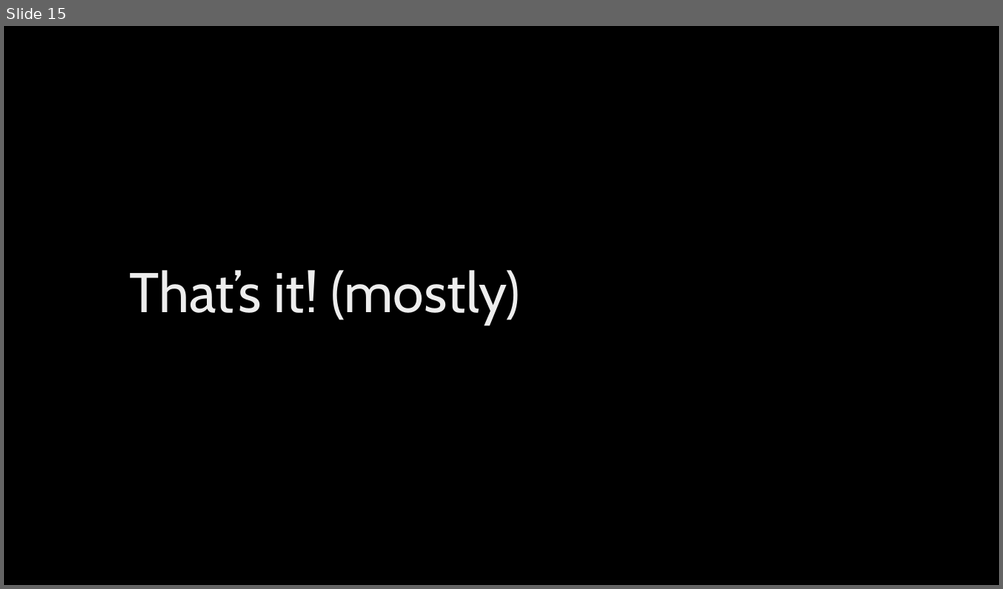
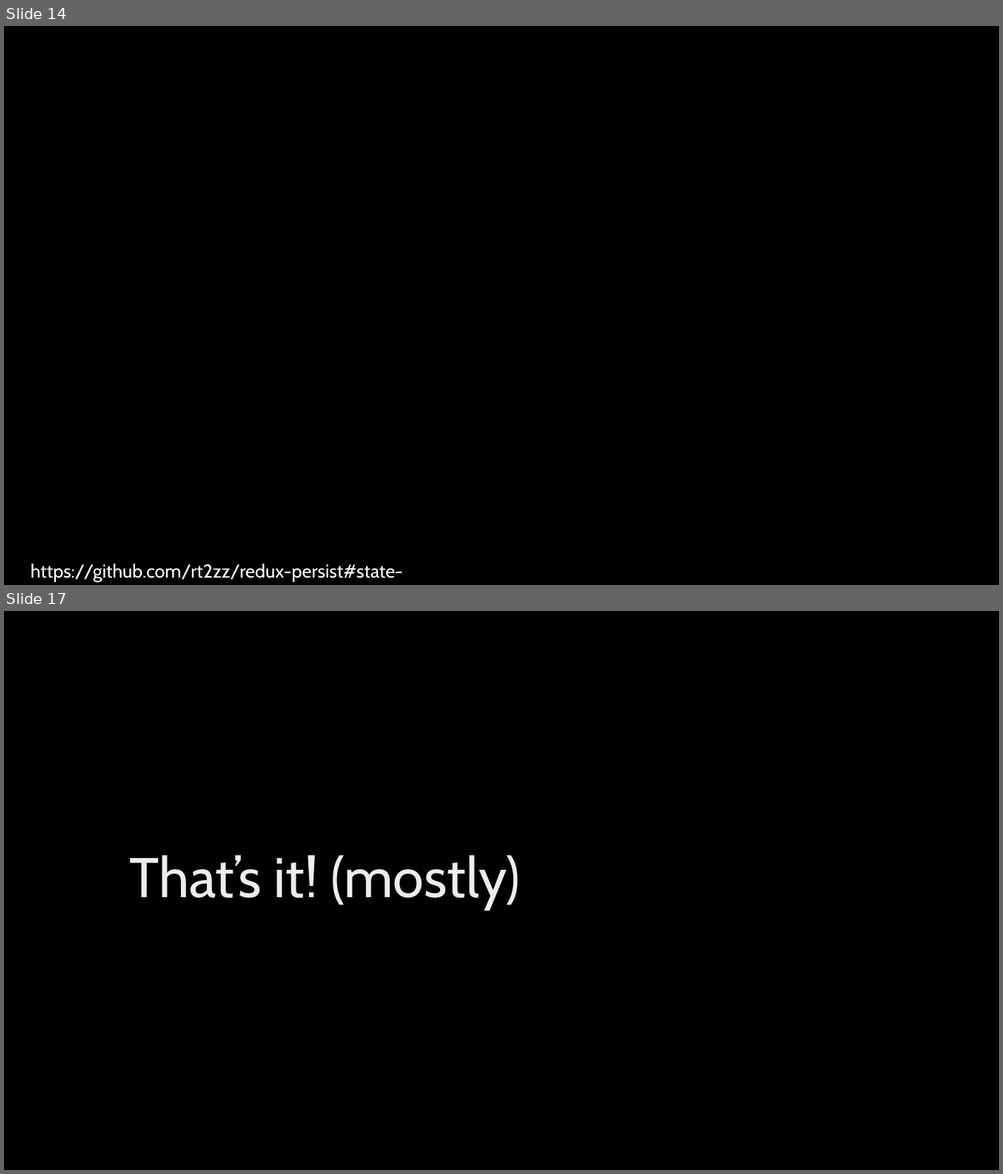
Before and after one commit to kunovsky/reactOfflineTalk, a slide deck: react_offline_talk.pptx. Shown one above the other, each under a label of ours: slide 15 before the commit, slides 14 and 17 after it; the slides between them are not shown. The pictures are 1003x589 and 1003x1174 pixels, drawn with LibreOffice and Linux fonts; fonts in the diff are those of the drawing; background and template pictures are left out. Boxes give left, top, right and bottom in pixels: in the first picture for what was removed or moved away, otherwise in the second. Text is boxed around its words. In the diff, an @@ line names an element or a change of style, - is before the commit and + after.

```diff
--- a/react_offline_talk.pptx
+++ b/react_offline_talk.pptx
@@ slide 14 added at (4,26,999,585), background picture (left out) @@
@@ text added at (31,564,403,583), 18 pt, text #FFFFFF @@
+https://github.com/rt2zz/redux-persist#state-reconciler
@@ what was slide 15 is now slide 17 @@
```
Also in this commit, not shown: 4 slides changed, 1 other slide added.
